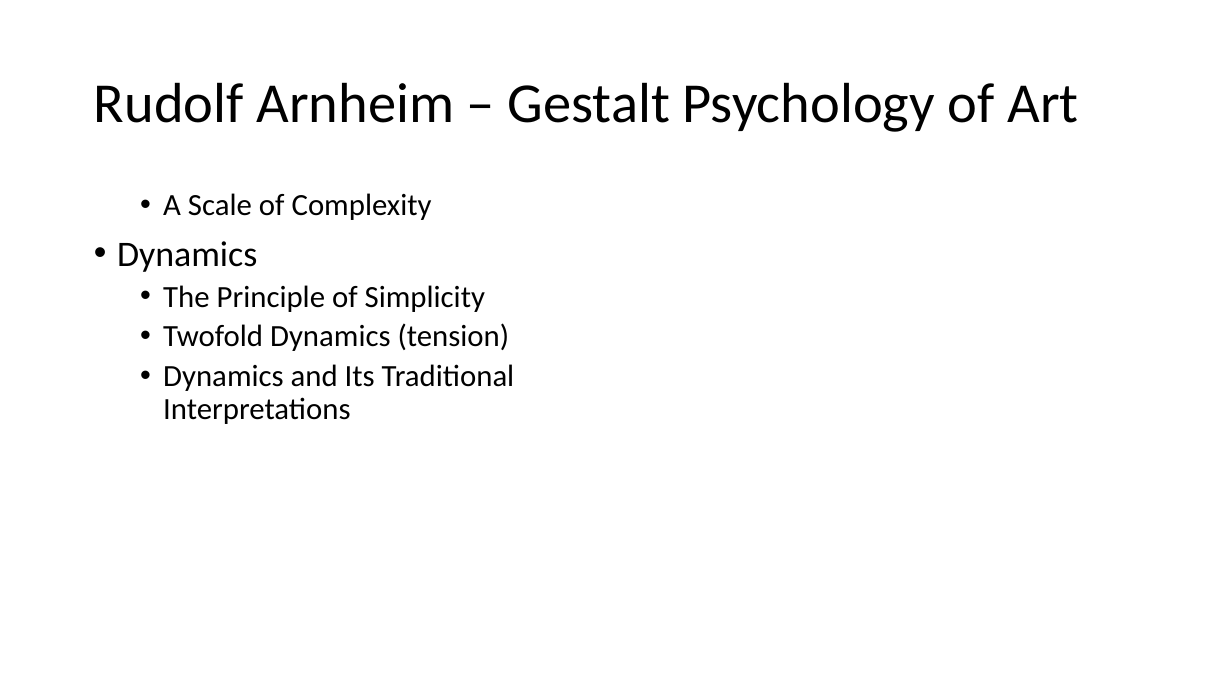
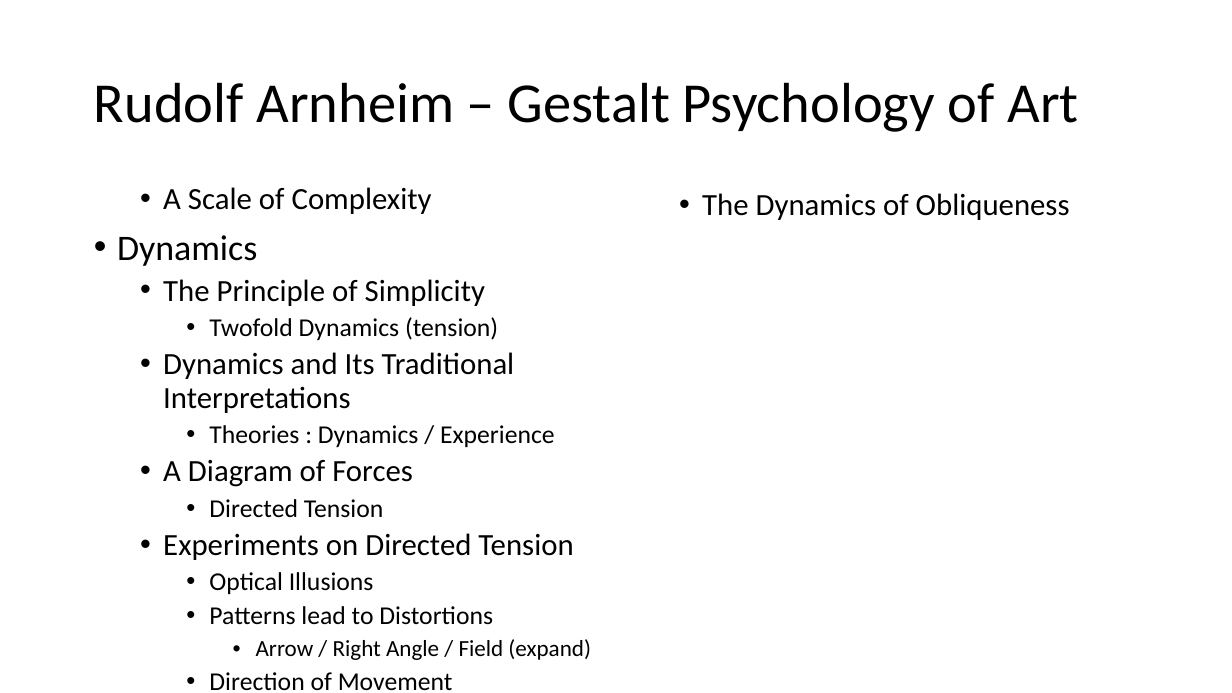
Before and after one commit to PatriciaXiao/Conclusion, a slide deck: slide 16 of Conclusion.pptx. Drawn at 1232x693 pixels with LibreOffice and Linux fonts; fonts in the diff are those of the drawing. Boxes give left, top, right and bottom in pixels: in the first picture for what was removed or moved away, otherwise in the second. Text is boxed around its words. In the diff, an @@ line names an element or a change of style, - is before the commit and + after.

```diff
--- a/Conclusion.pptx
+++ b/Conclusion.pptx
@@ text added at (702, 193, 1070, 220), 24 pt, text #000000 @@
+  • The Dynamics of Obliqueness
@@ text at (209, 317, 498, 340): size 24 to 20 pt in "Twofold Dynamics (tension)"; list level 2 to 3 in "Twofold Dynamics (tension)" @@
@@ text at (163, 425, 591, 690): paragraphs added @@
+    • Theories : Dynamics / Experience
+  • A Diagram of Forces
+    • Directed Tension
+  • Experiments on Directed Tension
+    • Optical Illusions
+    • Patterns lead to Distortions
+      • Arrow / Right Angle / Field (expand)
+    • Direction of Movement
```
Also in this commit, not shown: 1 other file.
